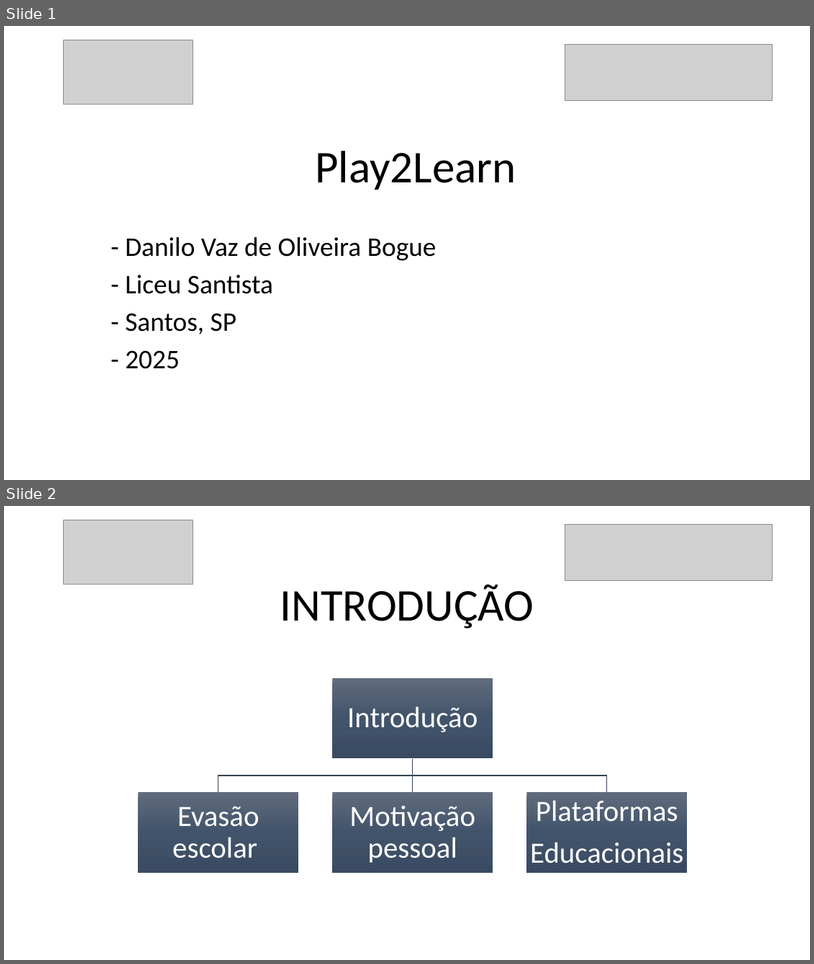
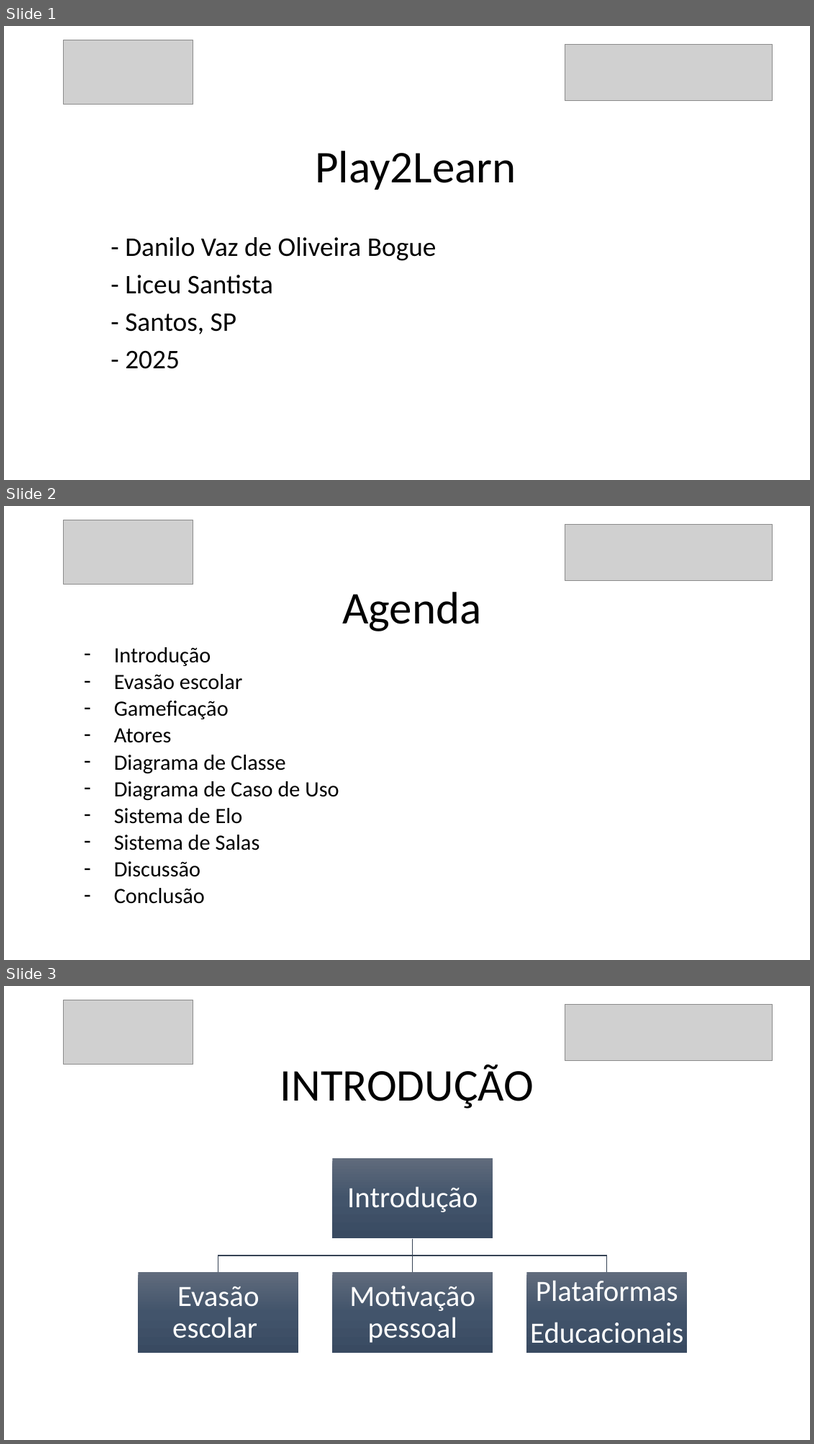
Before and after one commit to danilovaz7/curso-tecnico, a slide deck: liceu/3semestre/projeto integrador/tcc slide.pptx. Shown one above the other, each under a label of ours: slides 1 and 2 before the commit, slides 1, 2 and 3 after it. The pictures are 814x964 and 814x1444 pixels, drawn with LibreOffice and Linux fonts; fonts in the diff are those of the drawing; grey boxes stand for pictures. Boxes give left, top, right and bottom in pixels: in the first picture for what was removed or moved away, otherwise in the second. Text is boxed around its words. In the diff, an @@ line names an element or a change of style, - is before the commit and + after.

Commit message:
slides tcc

```diff
--- a/liceu/3semestre/projeto integrador/tcc slide.pptx
+++ b/liceu/3semestre/projeto integrador/tcc slide.pptx
@@ slide 2 added at (x1=4, y1=506, x2=810, y2=960), background #FFFFFF @@
@@ picture added at (x1=64, y1=520, x2=193, y2=584) @@
@@ picture added at (x1=566, y1=524, x2=774, y2=580) @@
@@ title added at (x1=342, y1=592, x2=481, y2=631), 54 pt, text #000000 @@
+Agenda
@@ subtitle added at (x1=114, y1=647, x2=339, y2=903), 26 pt, text #000000 @@
+– Introdução
+– Evasão escolar
+– Gameficação
+– Atores
+– Diagrama de Classe
+– Diagrama de Caso de Uso
+– Sistema de Elo
+– Sistema de Salas
+– Discussão
+– Conclusão
@@ what was slide 2 is now slide 3 @@
```
Also in this commit, not shown: 1 other slide added, 1 slide removed.
